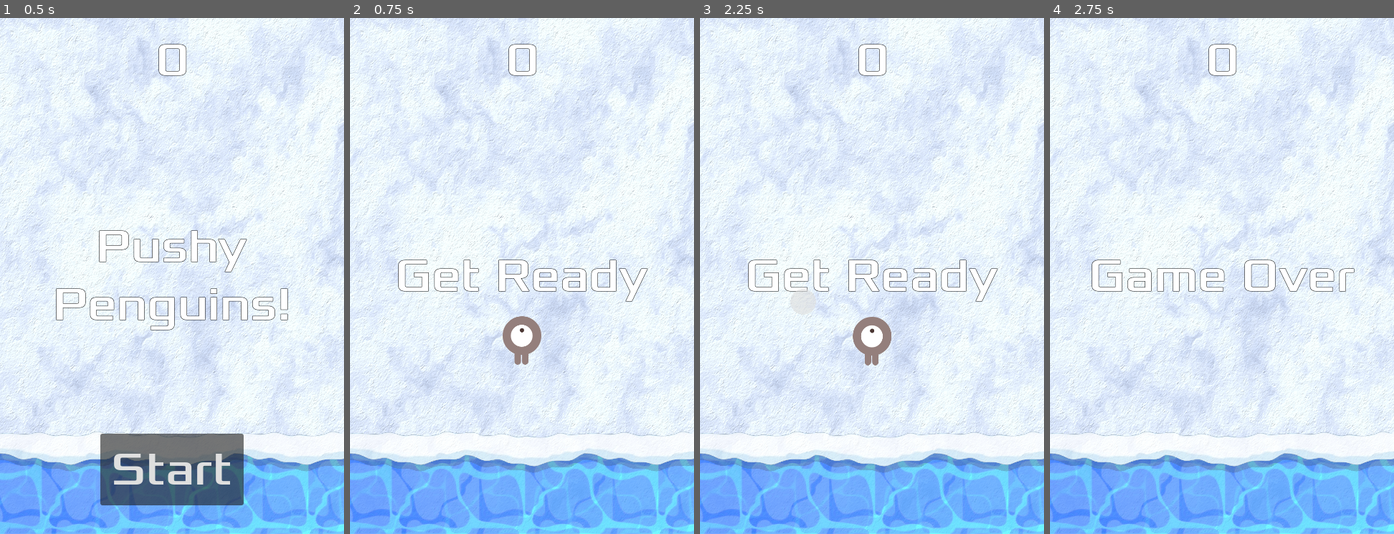
Above: before the commit, frames 1-4 (left to right).
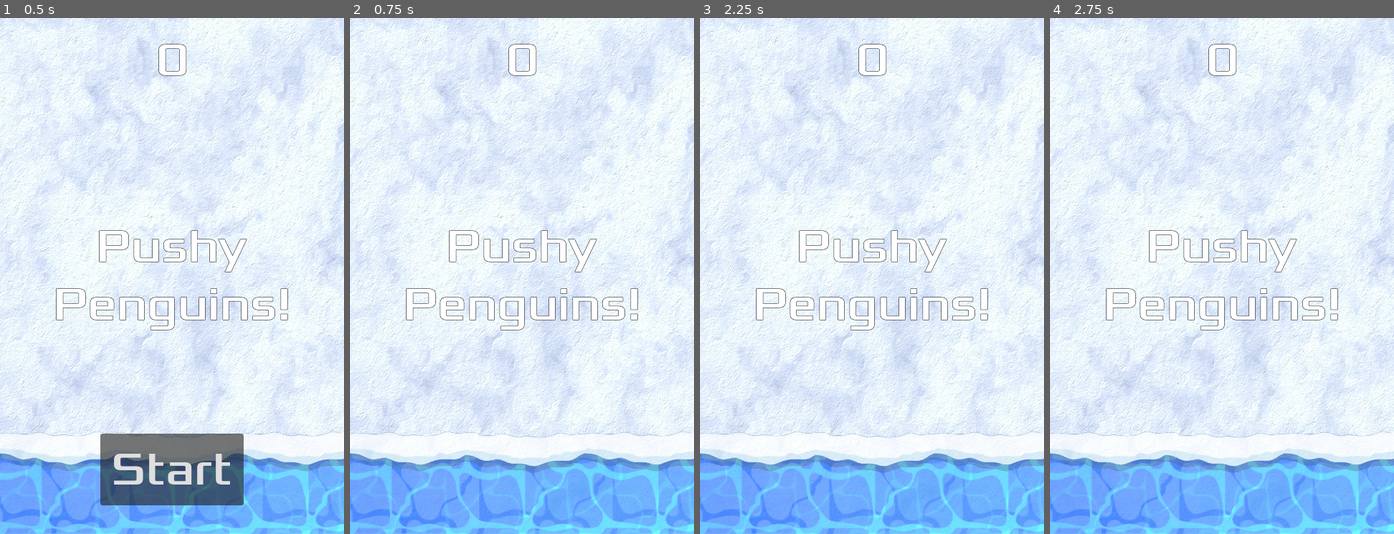
Above: after the commit, the same moments.

Repository: SeppNel/Pushy-Penguins
Game: Godot game, scene res://Main.tscn
Two runs of this game, one before a commit and one after it. Both use one fixed random seed, a clock stepped at 60 frames per second and the inputs below. Sound files missing from this copy of the repository are replaced by a short silence.
Inputs (mouse positions are in pixels of both pictures, inside the frame that each line leads up to):
- Up to frame 1 (0.5 s): no input
- Up to frame 2 (0.75 s): click "Start" at 0.5 s
- Up to frame 3 (2.25 s): tap Enter at 1.25 s; move the mouse to (947, 250) at 1.27 s; hold Right (move_right) 1.28-2 s; click (947, 250) at 1.42 s; tap Space at 2 s; drag from (803, 301) to (872, 497) at 2.02 s
- Up to frame 4 (2.75 s): no input

Frame 1 is identical in both runs. In frame 2, 3.7% of the frame differs, in the area x 13-87%, y 41-68%; in frame 3, 3.7%; in frame 4, 3.1%.
Error after the commit: Parse Error: Could not find type "Bool" in the current scope. (res://Main.gd:8)

Commit message:
Initial Implementation of High Score

Diff:
--- a/Main.gd
+++ b/Main.gd
@@ -2,12 +2,14 @@
 
 @export var mob_scene: PackedScene
 var score
+var highScore = 0
 var bigPenguinChance = 10
 var difficultyFactor = 0
+var highScoreUpdated : Bool = false
 
 # Called when the node enters the scene tree for the first time.
 func _ready():
-	pass
+	load()
 
 # Called every frame. 'delta' is the elapsed time since the previous frame.
 func _process(delta):
@@ -22,8 +24,12 @@
 	$Music.stop()
 	$DeathSound.play()
 
+	if highScoreUpdated:
+		save()
+
 func new_game():
 	score = 0
+	highScoreUpdated = false
 	difficultyFactor = 0
 	$Player.start($StartPosition.position)
 
@@ -56,9 +62,15 @@
 
 func _on_score_timer_timeout():
 	score += 1
+
 	if score % 50 == 0:
 		difficultyFactor += 1
 		$MobTimer.wait_time -= 0.01
+
+	if score > highScore:
+		highScore = score
+		highScoreUpdated = true
+
 	$HUD.update_score(score)
 
 
@@ -72,3 +84,31 @@
 		$HUD.show_origin_marker(pos)
 	else:
 		$HUD.hide_origin_marker()
+
+func save():
+	var save_dict = {
+		"high_score" : highScore,
+	}
+
+	var save_file = FileAccess.open("user://savegame.save", FileAccess.WRITE)
+	var json_string = JSON.stringify(save_dict)
+	save_file.store_line(json_string)
+
+
+func load():
+	if not FileAccess.file_exists("user://savegame.save"):
+		return # Error! We don't have a save to load.
+
+	var save_file = FileAccess.open("user://savegame.save", FileAccess.READ)
+	var json_string = save_file.get_line()
+
+	# Creates the helper class to interact with JSON
+	var json = JSON.new()
+
+	# Check if there is any error while parsing the JSON string
+	if not json.parse(json_string) == OK:
+		print("JSON Parse Error: ", json.get_error_message(), " in ", json_string, " at line ", json.get_error_line())
+
+	# Get the data from the JSON object
+	var data = json.get_data()
+	highScore = data["high_score"]
